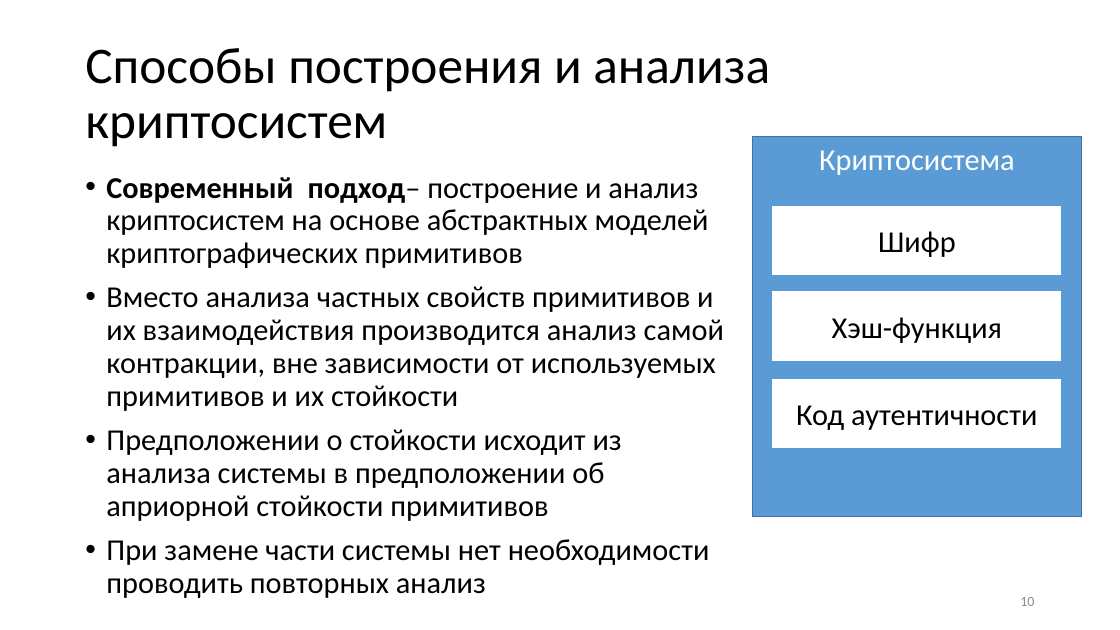
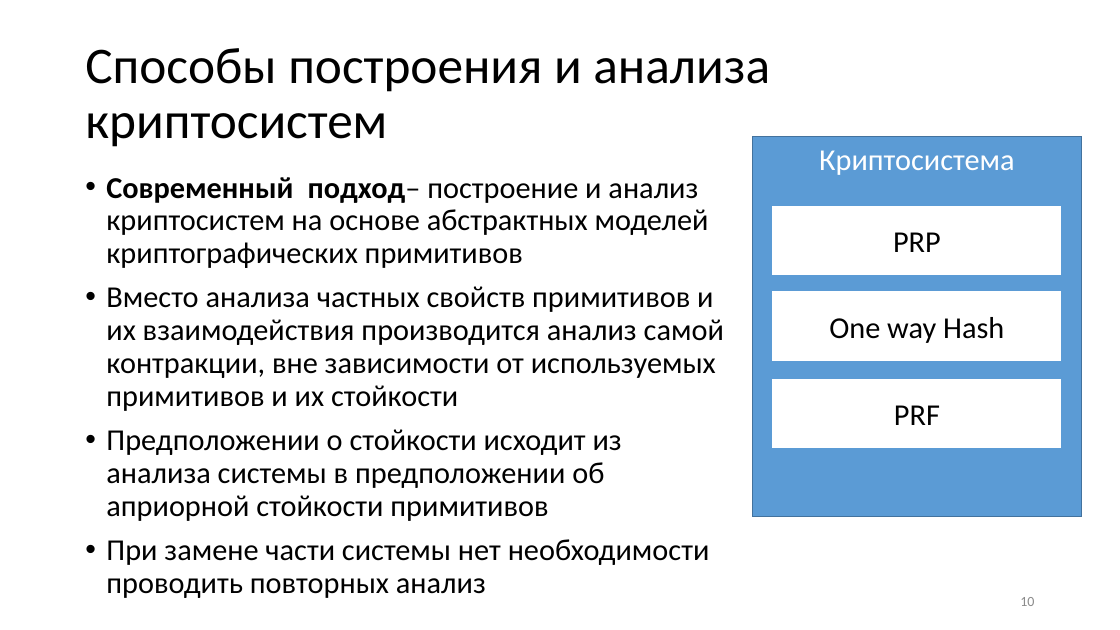
Before and after one commit to CryptoCourse/CryptoLectures, a slide deck: slide 10 of Lectures/Lecture1.pptx. Drawn at 1120x630 pixels with LibreOffice and Linux fonts; fonts in the diff are those of the drawing. Boxes give left, top, right and bottom in pixels: in the first picture for what was removed or moved away, otherwise in the second. Text is boxed around its words. In the diff, an @@ line names an element or a change of style, - is before the commit and + after.

```diff
--- a/Lectures/Lecture1.pptx
+++ b/Lectures/Lecture1.pptx
@@ text in rectangle at (x1=893, y1=232, x2=941, y2=252): text changed @@
-Шифр
+PRP
@@ text in rectangle at (x1=829, y1=317, x2=1004, y2=343): text changed @@
-Хэш-функция
+One way Hash
@@ text in rectangle at (x1=894, y1=405, x2=940, y2=425): text changed @@
-Код аутентичности
+PRF
```
Also in this commit, not shown: 2 other slides changed, 2 slides added.
